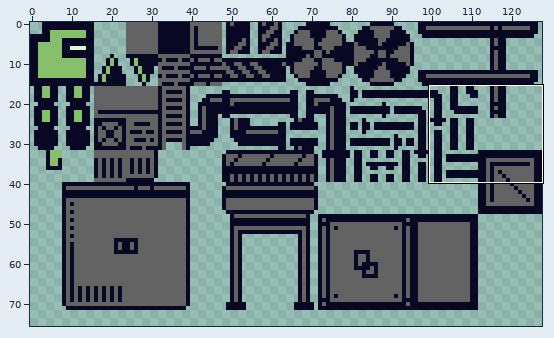
Two states of a sprite sheet, Assets/Art/Tilesheet.png. The picture above shows the old version from afar; the outline marks the close-up.
Close-up. Old version:
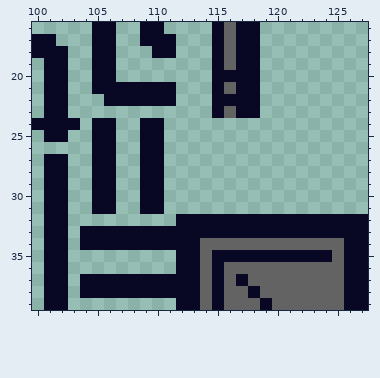
The file is 128x128 pixels. Shown: x 100..127, y 16..39. The wide view leaves out empty margins.
After the commit:
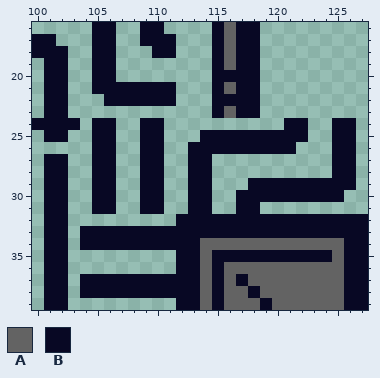
Palette (. is transparent): A #636363  B #080824
Changes in this commit:
y 24: x 121..122 .. -> BB; x 125..126 .. -> BB
y 25: x 114..122 ......... -> BBBBBBBBB; x 125..126 .. -> BB
y 26: x 113..121 ......... -> BBBBBBBBB; x 125..126 .. -> BB
y 27..28: x 113..114 .. -> BB; x 125..126 .. -> BB
y 29: x 113..114 .. -> BB; x 118..126 ......... -> BBBBBBBBB
y 30: x 113..114 .. -> BB; x 117..125 ......... -> BBBBBBBBB
y 31: x 113..114 .. -> BB; x 117..118 .. -> BB
Where, in picture pixels (left, top, right, bottom), the same in both close-ups:
added: (188, 118, 356, 214)
